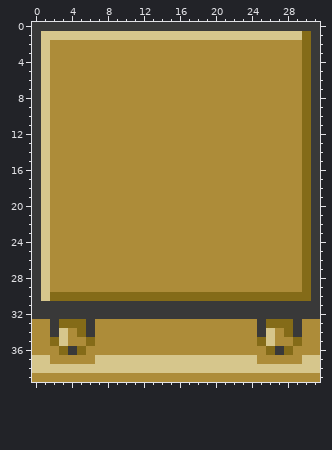
Two states of a pixel-art sprite, Custom/Constructed/Table-type-01.png. The first picture shows the starting point.
The file is 32x40 pixels.
The same view after the edit:
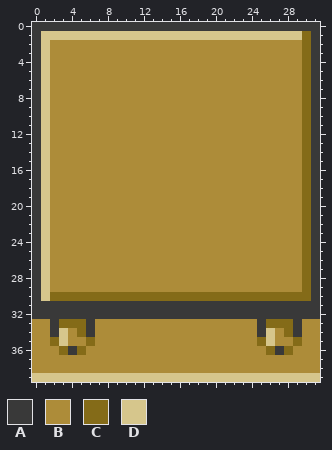
Palette (. is transparent): A #393939  B #ad8c39  C #846b18  D #d6c68c
The author wrote: Fixed floor tiles and table tiles
The edit:
Changed rows in their new state; - is an unchanged pixel.
first column x 0:
37 BB-----BBBBBBBBBBBBBBBBBB-----BB
38 BBBBBBBBBBBBBBBBBBBBBBBBBBBBBBBB
39 DDDDDDDDDDDDDDDDDDDDDDDDDDDDDDDD
Pixel boxes of the changes (left, top, right, bottom) in both pictures:
changed: (32, 355, 320, 382)
